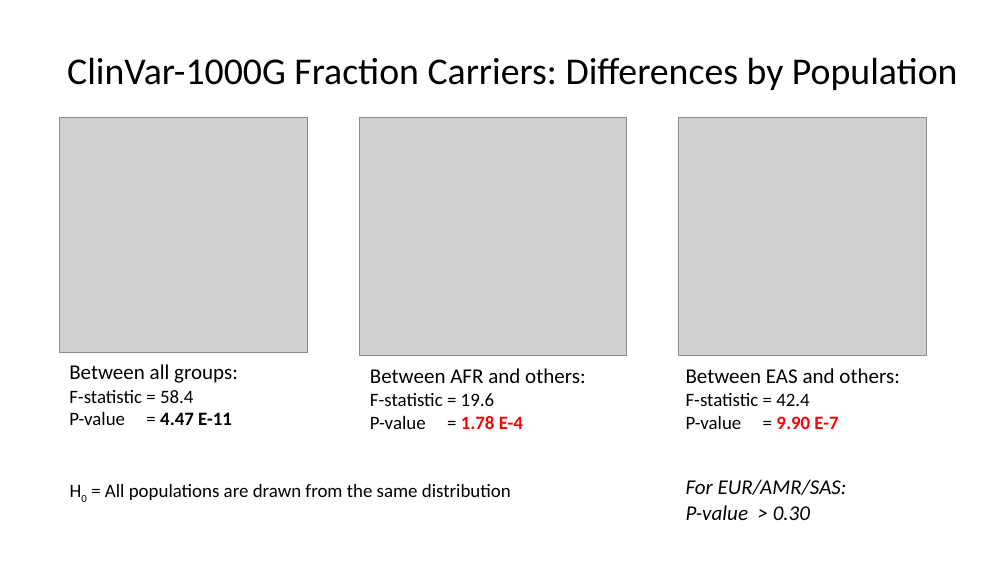
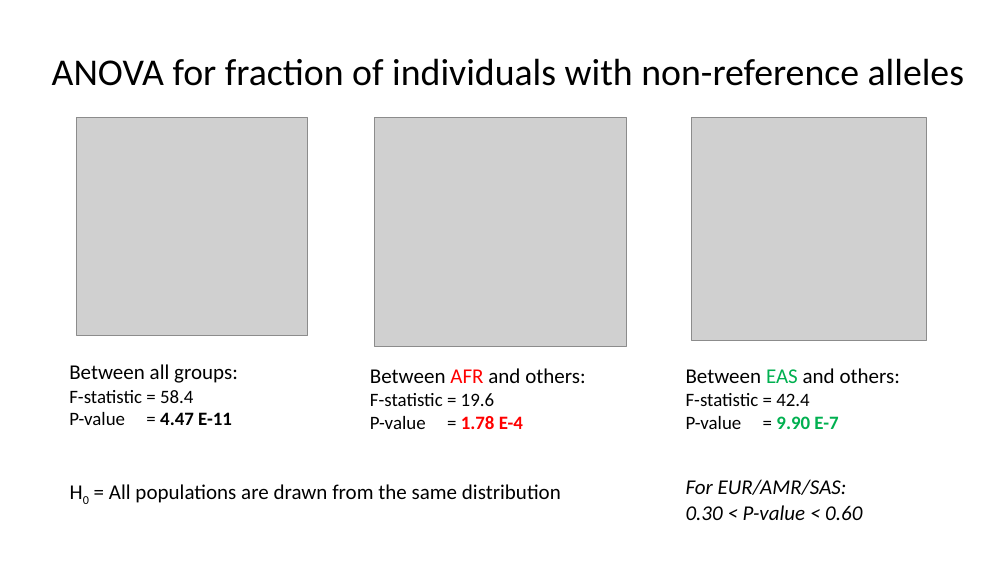
Before and after one commit to dfan/HST-2016, a slide deck: slide 14 of week_7/For_Zak_7_28.pptx (slide 13 before the commit). Drawn at 1008x567 pixels with LibreOffice and Linux fonts; fonts in the diff are those of the drawing; grey boxes stand for pictures. Boxes give left, top, right and bottom in pixels: in the first picture for what was removed or moved away, otherwise in the second. Text is boxed around its words. In the diff, an @@ line names an element or a change of style, - is before the commit and + after.

```diff
--- a/week_7/For_Zak_7_28.pptx
+++ b/week_7/For_Zak_7_28.pptx
@@ text at [52, 58, 964, 86]: text changed @@
-ClinVar-1000G Fraction Carriers: Differences by Population
+ANOVA for fraction of individuals with non-reference alleles
@@ picture: place and size @@
-picture at [60, 117, 308, 352]
+picture at [77, 117, 308, 336]
@@ picture: place and size @@
-picture at [359, 117, 627, 355]
+picture at [374, 117, 627, 346]
@@ picture: place and size @@
-picture at [678, 117, 926, 355]
+picture at [692, 117, 926, 341]
@@ text "Between AFR and others: F-statistic ..." at [370, 368, 585, 429]: text colour #000000 to #FF0000 in "AFR" @@
@@ text "Between EAS and others: F-statistic ..." at [686, 368, 900, 429]: text colour #000000 to #00B050 in "EAS"; text colour #FF0000 to #00B050 in "9.90 E-7" @@
@@ text "H0 = All populations are ..." at [109, 484, 561, 503]: size 18 to 20 pt @@
@@ text at [686, 505, 862, 520]: text changed @@
-P-value > 0.30
+0.30 < P-value < 0.60
```
Also in this commit, not shown: 12 other slides changed, 9 slides added, 3 slides removed, 6 other files.
